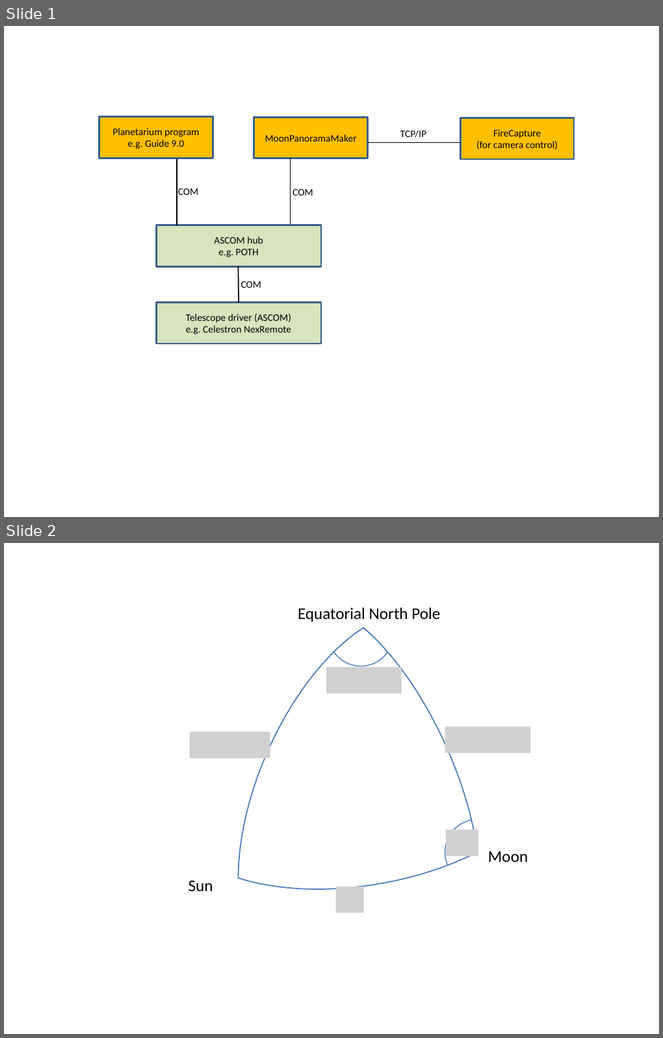
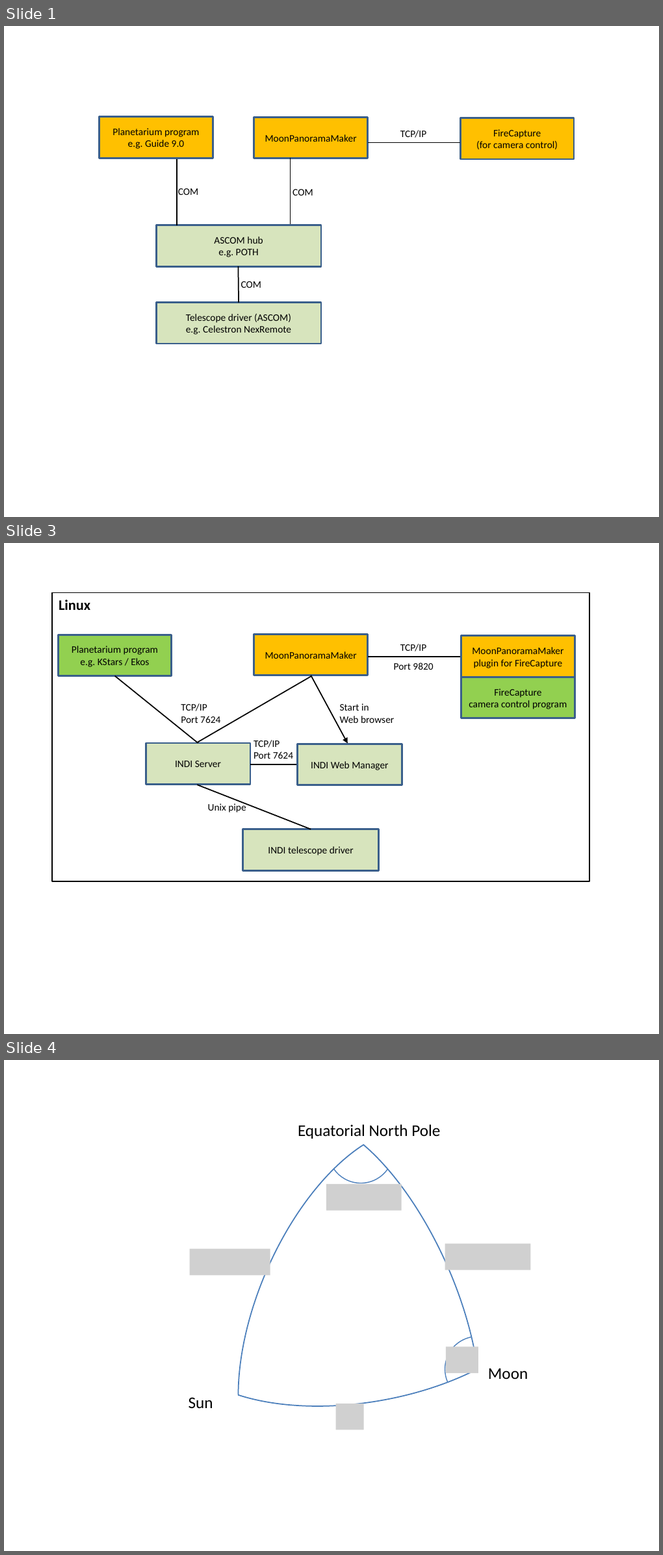
Before and after one commit to Rolf-Hempel/MoonPanoramaMaker, a slide deck: Documentation/Illustrations/Illustrations_EN.pptx. Shown one above the other, each under a label of ours: slides 1 and 2 before the commit, slides 1, 3 and 4 after it; the slides between them are not shown. The pictures are 663x1038 and 663x1555 pixels, drawn with LibreOffice and Linux fonts; fonts in the diff are those of the drawing; grey boxes stand for pictures. Boxes give left, top, right and bottom in pixels: in the first picture for what was removed or moved away, otherwise in the second. Text is boxed around its words. In the diff, an @@ line names an element or a change of style, - is before the commit and + after.

```diff
--- a/Documentation/Illustrations/Illustrations_EN.pptx
+++ b/Documentation/Illustrations/Illustrations_EN.pptx
@@ slide 3 added at bbox=[4, 543, 659, 1034], background #FFFFFF @@
@@ rectangle added at bbox=[53, 593, 590, 882], outline #000000 1 pt @@
@@ text added at bbox=[59, 600, 90, 610], 16 pt, text #000000, bold @@
+Linux
@@ rectangle added at bbox=[59, 635, 172, 676], fill #92D050, outline #3A5F8C 2 pt, 11 pt, text #000000 @@
+Planetarium program
+e.g. KStars / Ekos
@@ rectangle added at bbox=[254, 634, 367, 676], fill #FFC000, outline #3A5F8C 2 pt, 11 pt, text #000000 @@
+MoonPanoramaMaker
@@ rectangle added at bbox=[462, 636, 575, 678], fill #FFC000, outline #3A5F8C 2 pt, 11 pt, text #000000 @@
+MoonPanoramaMaker
+plugin for FireCapture
@@ line added from (367, 656) to (461, 656), #000000 1.25 pt @@
@@ text added at bbox=[400, 644, 426, 652], 11 pt, text #000000 @@
+TCP/IP
@@ line added from (114, 676) to (198, 743), #000000 1.25 pt @@
@@ line added from (311, 677) to (197, 743), #000000 1.25 pt @@
@@ arrow added from (311, 676) to (348, 743), #000000 1.25 pt @@
@@ text added at bbox=[394, 663, 433, 670], 11 pt, text #000000 @@
+Port 9820
@@ rectangle added at bbox=[462, 678, 575, 719], fill #92D050, outline #3A5F8C 2 pt, 11 pt, text #000000 @@
+FireCapture
+camera control program
@@ text added at bbox=[181, 704, 220, 723], 11 pt, text #000000 @@
+TCP/IP
+Port 7624
@@ text added at bbox=[340, 704, 394, 723], 11 pt, text #000000 @@
+Start in
+Web browser
@@ rectangle added at bbox=[146, 743, 251, 785], fill #D7E4BD, outline #3A5F8C 2 pt, 11 pt, text #000000 @@
+INDI Server
@@ text added at bbox=[254, 740, 293, 759], 11 pt, text #000000 @@
+TCP/IP
+Port 7624
@@ rectangle added at bbox=[298, 744, 402, 785], fill #D7E4BD, outline #3A5F8C 2 pt, 11 pt, text #000000 @@
+INDI Web Manager
@@ line added from (298, 765) to (250, 765), #000000 1.25 pt @@
@@ line added from (197, 785) to (311, 829), #000000 1.25 pt @@
@@ text added at bbox=[208, 802, 246, 813], 11 pt, text #000000 @@
+Unix pipe
@@ rectangle added at bbox=[243, 829, 379, 871], fill #D7E4BD, outline #3A5F8C 2 pt, 11 pt, text #000000 @@
+INDI telescope driver
@@ what was slide 2 is now slide 4 @@
```
Also in this commit, not shown: 1 other slide added.
